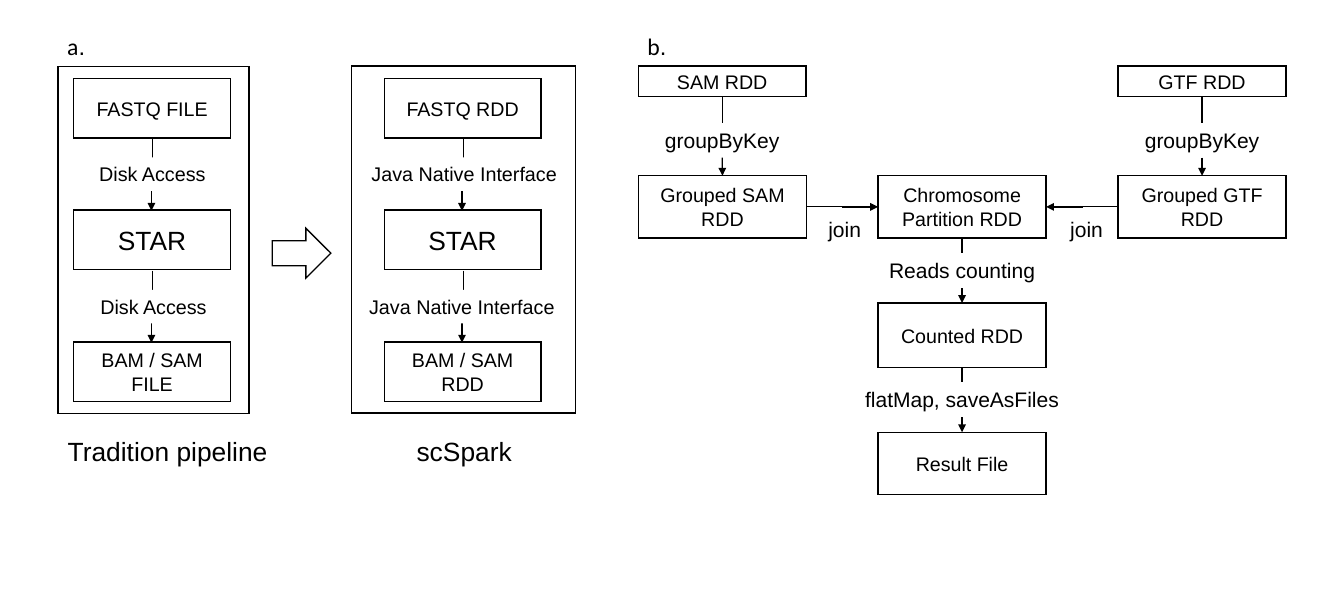
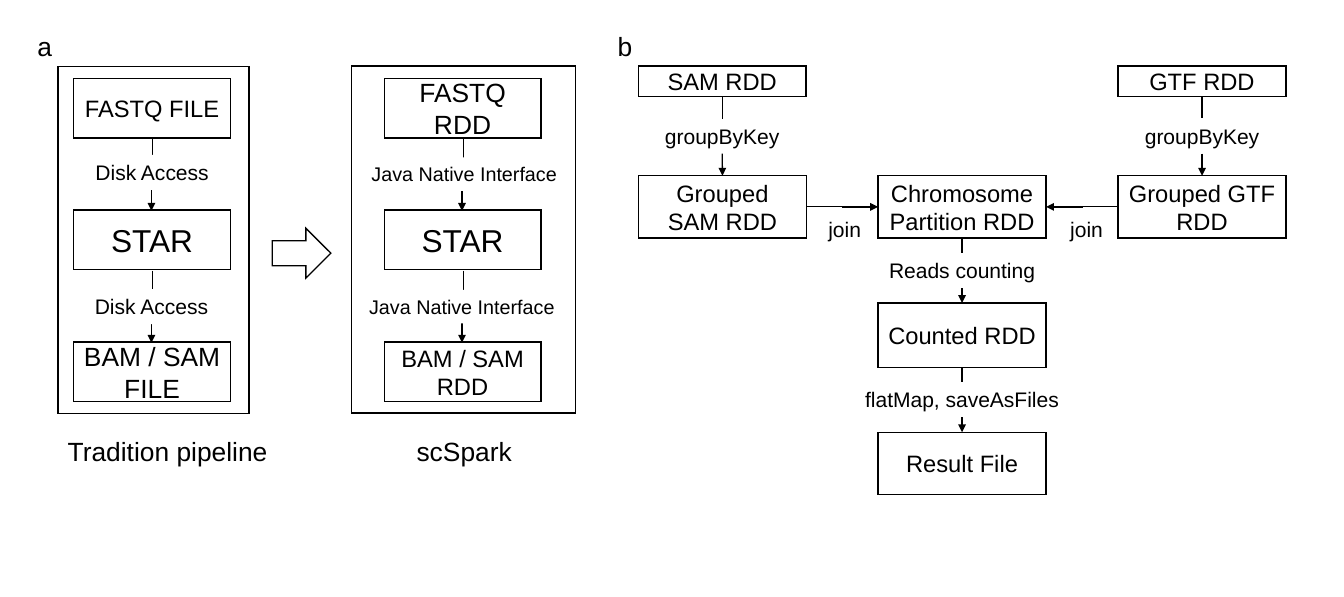
Before and after one commit to xmuyulab/scSparkPaper, a slide deck: slide 1 of BIBM/fig2-3.pptx. Drawn at 1344x597 pixels with LibreOffice and Linux fonts; fonts in the diff are those of the drawing. Boxes give left, top, right and bottom in pixels: in the first picture for what was removed or moved away, otherwise in the second. Text is boxed around its words. In the diff, an @@ line names an element or a change of style, - is before the commit and + after.

```diff
--- a/BIBM/fig2-3.pptx
+++ b/BIBM/fig2-3.pptx
@@ text at (37,42,52,57): text changed; size 18 to 20 pt; font Calibri to Arial @@
-a.
+a
@@ text at (618,37,633,57): text changed; size 18 to 20 pt; font Calibri to Arial @@
-b.
+b
@@ rectangle "FASTQ RDD" at (384,79,541,138): size 15 to 20 pt @@
@@ line moved from (1203, 97) - (1203, 122) to (1203, 97) - (1203, 119) @@
@@ text "Disk Access" at (95,164,209,181): size 15 to 16 pt @@
@@ 2 texts, 2 arrows: place and size @@
-2 texts, 2 arrows at (665,133,1259,175)
+2 texts, 2 arrows at (665,129,1259,175)
@@ rectangle "STAR" at (74,211,230,270): size 20 to 24 pt @@
@@ rectangle "STAR" at (384,211,541,270): size 20 to 24 pt @@
@@ text "Disk Access" at (95,298,208,315): size 15 to 16 pt @@
@@ rectangle "BAM / SAM FILE" at (74,342,230,402): size 15 to 20 pt @@
@@ size 15 to 18 pt in 9 elements at (638,66,806,97), (1118,66,1286,97), (638,175,806,238), (1118,175,1286,238), (878,175,1046,238), (878,304,1046,368), (878,433,1046,495), (74,79,230,138), (384,342,541,402) @@
```
Also in this commit, not shown: 2 other files.
